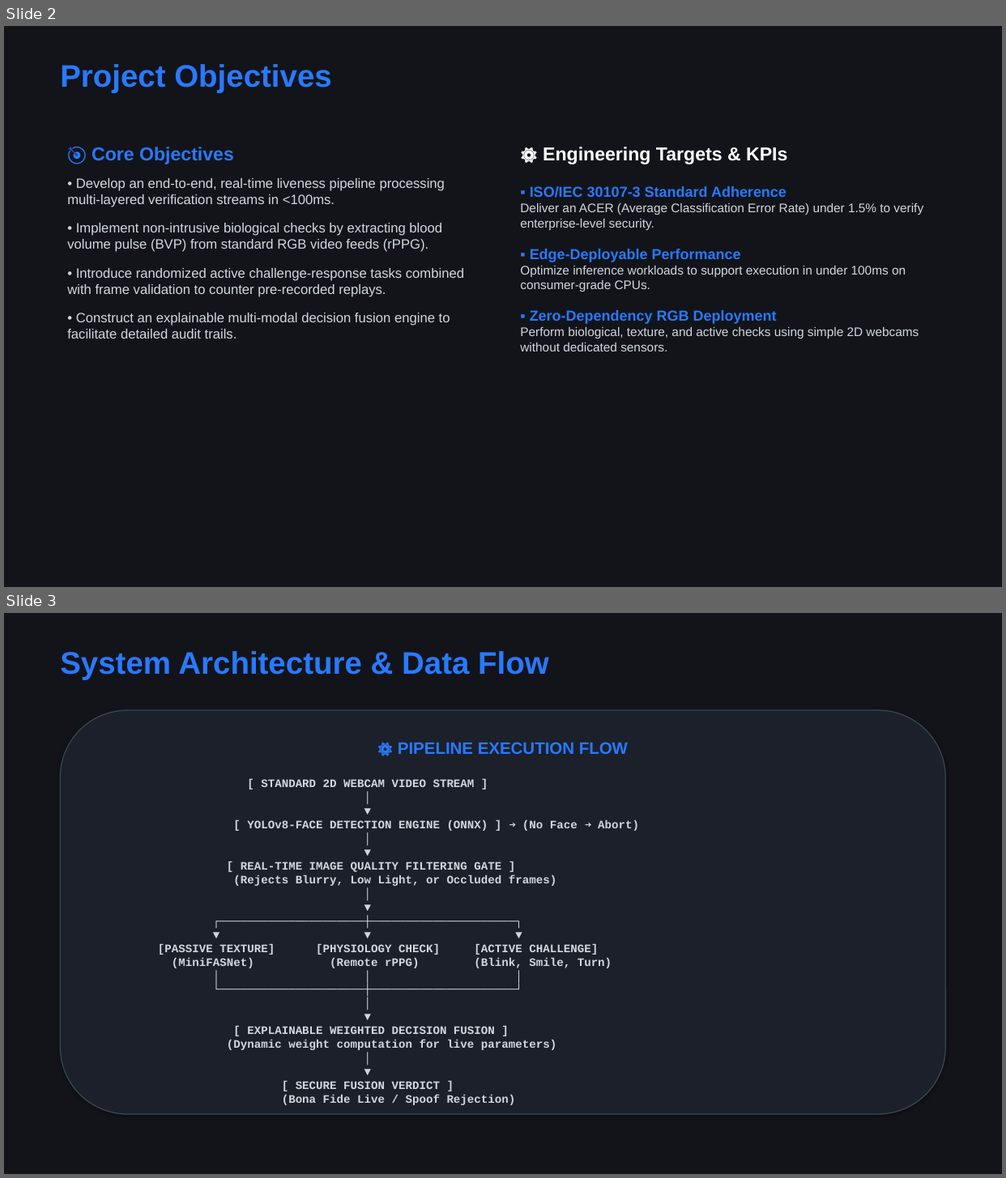
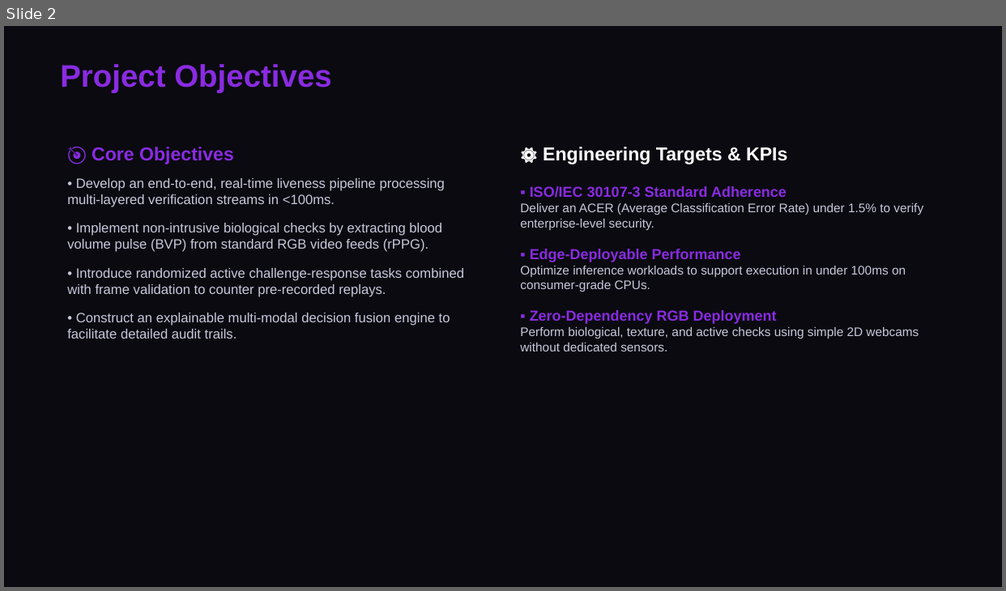
Before and after one commit to sthavirpunwatkar/SHIELD-Secure-Human-Identity-Liveness-Evaluation-Detection, a slide deck: reports/cdac_project_review.pptx. Shown one above the other, each under a label of ours: slides 2 and 3 before the commit, slide 2 after it. The pictures are 1006x1178 and 1006x591 pixels, drawn with LibreOffice and Linux fonts; fonts in the diff are those of the drawing. Boxes give left, top, right and bottom in pixels: in the first picture for what was removed or moved away, otherwise in the second. Text is boxed around its words. In the diff, an @@ line names an element or a change of style, - is before the commit and + after.

Commit message:
docs: Style slides to matching dark purple theme, and build native shape flowchart on Slide 3

```diff
--- a/reports/cdac_project_review.pptx
+++ b/reports/cdac_project_review.pptx
@@ slide 3 removed at (4,613,1002,1174), background #12141A @@
@@ text removed at (60,651,549,680) @@
-System Architecture & Data Flow
@@ rounded rectangle removed at (60,710,946,1114) @@
-⚙️ PIPELINE EXECUTION FLOW
-[ STANDARD 2D WEBCAM VIDEO STREAM ]
-│
-▼
-[ YOLOv8-FACE DETECTION ENGINE (ONNX) ] ➔ (No Face ➔ Abort)
-│
-▼
-[ REAL-TIME IMAGE QUALITY FILTERING GATE ]
-(Rejects Blurry, Low Light, or Occluded frames)
-│
-▼
-┌─────────────────────┼─────────────────────┐
-▼ ▼ ▼
-[PASSIVE TEXTURE] [PHYSIOLOGY CHECK] [ACTIVE CHALLENGE]
-(MiniFASNet) (Remote rPPG) (Blink, Smile, Turn)
-│ │ │
-└─────────────────────┼─────────────────────┘
-│
-▼
-[ EXPLAINABLE WEIGHTED DECISION FUSION ]
-(Dynamic weight computation for live parameters)
-│
-▼
-[ SECURE FUSION VERDICT ]
-(Bona Fide Live / Spoof Rejection)
@@ slide 2 changed as well @@
@@ background #12141A to #0A0A10 @@
@@ text "Project Objectives" at (60,64,332,93): text colour #2979FF to #8A2BE2 @@
@@ text "🎯 Core Objectives" at (67,147,464,339): text colour #2979FF to #8A2BE2 in "🎯 Core Objectives"; text colour #D2D7DF to #C8C8DC @@
@@ text at (520,186,923,352): text colour #2979FF to #8A2BE2 in "▪️ ISO/IEC 30107-3 Standard Adherence", "▪️ Edge-Deployable Performance", "▪️ Zero-Dependency RGB Deployment"; text colour #D2D7DF to #C8C8DC in "Deliver an ACER (Average Classification Error Rate) ...", "Optimize inference workloads to support execution in ...", "Perform biological, texture, and active checks using ..." @@
```
Also in this commit, not shown: 5 other slides changed, 1 slide added, 4 other files.
